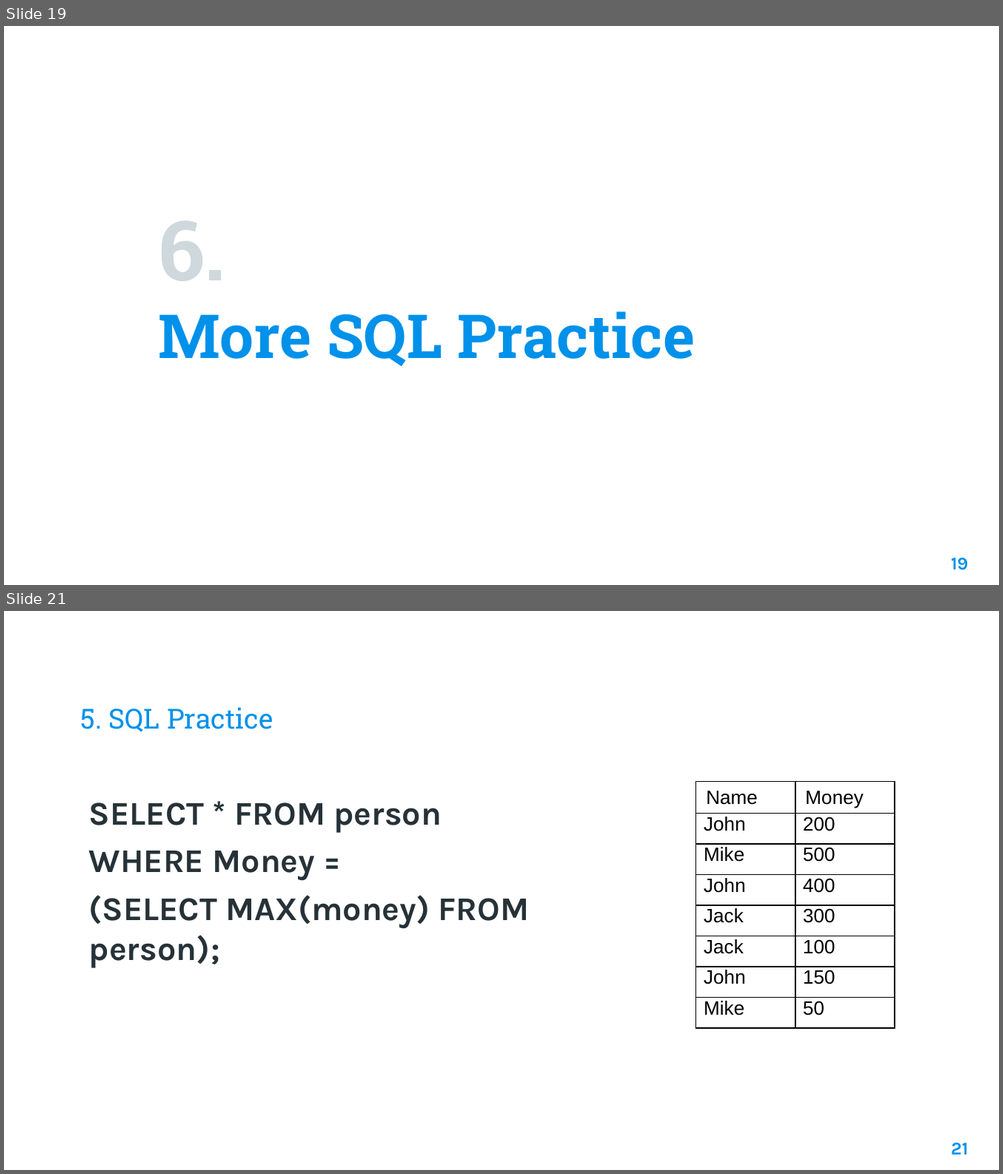
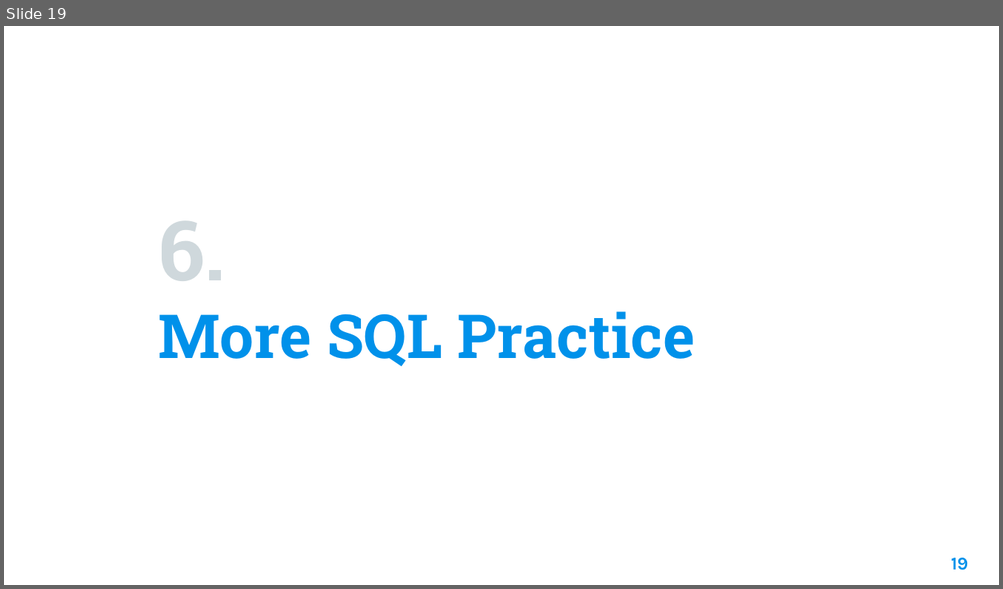
Before and after one commit to BrianChen0527/postgreSQL, a slide deck: ASUS_SQL/DBMS presentation.pptx. Shown one above the other, each under a label of ours: slides 19 and 21 before the commit, slide 19 after it; the slides between them are not shown. The pictures are 1003x1174 and 1003x589 pixels, drawn with LibreOffice and Linux fonts; fonts in the diff are those of the drawing; background and template pictures are left out. Boxes give left, top, right and bottom in pixels: in the first picture for what was removed or moved away, otherwise in the second. Text is boxed around its words. In the diff, an @@ line names an element or a change of style, - is before the commit and + after.

```diff
--- a/ASUS_SQL/DBMS presentation.pptx
+++ b/ASUS_SQL/DBMS presentation.pptx
@@ slide 21 removed at bbox=[4, 611, 999, 1170], background picture (left out) @@
@@ title removed at bbox=[81, 707, 273, 732] @@
-5. SQL Practice
@@ table removed at bbox=[696, 782, 895, 1031], 8 rows, 2 columns @@
-Name | Money
-John | 200
-Mike | 500
-John | 400
-Jack | 300
-Jack | 100
-John | 150
-Mike | 50
@@ text removed at bbox=[89, 803, 529, 968] @@
-SELECT * FROM person
-WHERE Money =
-(SELECT MAX(money) FROM person);
@@ page number removed at bbox=[950, 1143, 967, 1155] @@
-21
```
Also in this commit, not shown: 5 slides changed, 3 slides added, 12 other files.
